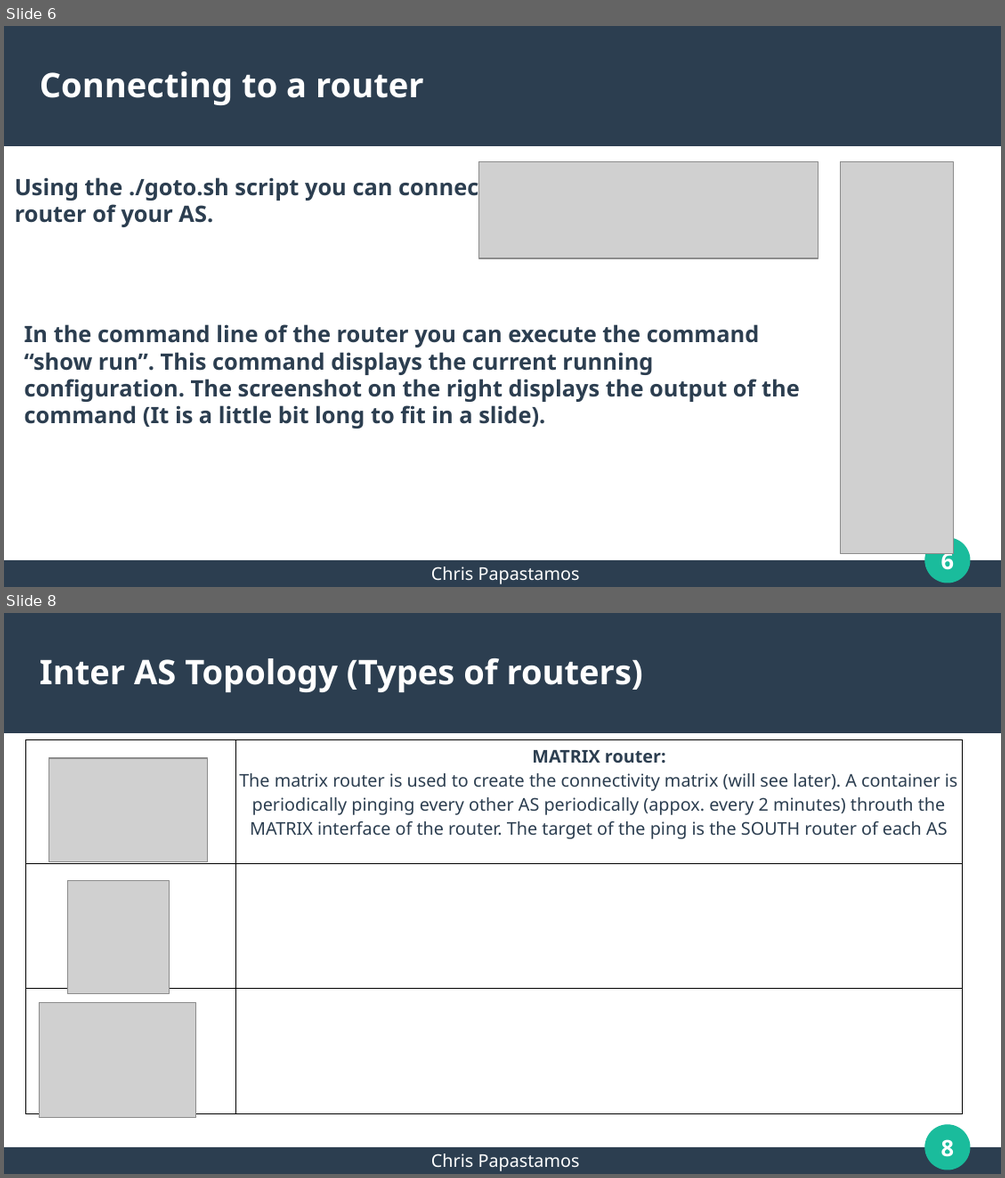
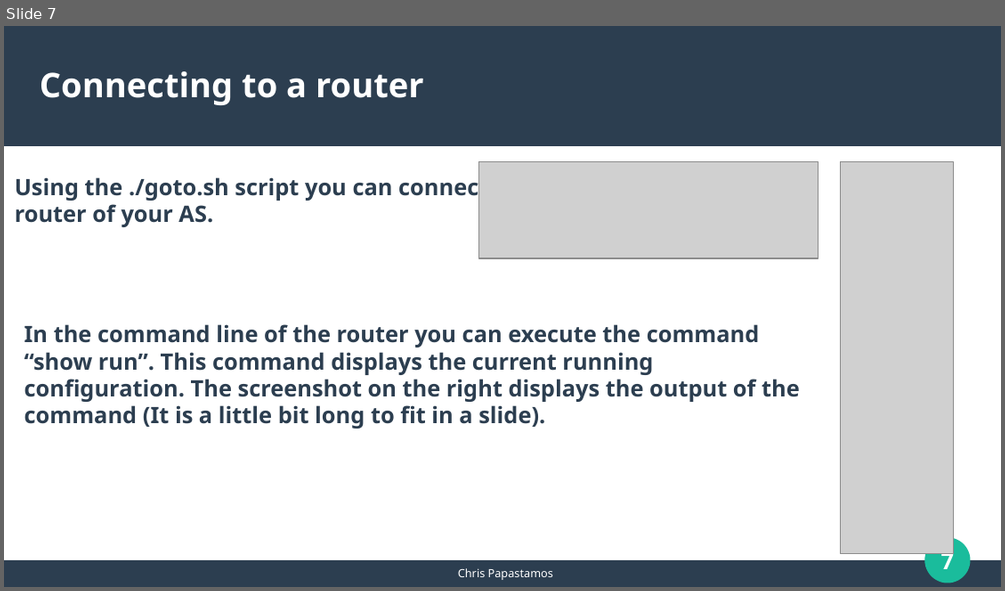
Before and after one commit to papastam/mini_internet_extention, a slide deck: HY436-Assignment4/session1/mini-internet_intro.odp. Shown one above the other, each under a label of ours: slides 6 and 8 before the commit, slide 7 after it; the slides between them are not shown. The pictures are 1005x1178 and 1005x591 pixels, drawn with LibreOffice and Linux fonts; fonts in the diff are those of the drawing; grey boxes stand for pictures. Boxes give left, top, right and bottom in pixels: in the first picture for what was removed or moved away, otherwise in the second. Text is boxed around its words. In the diff, an @@ line names an element or a change of style, - is before the commit and + after.

Commit message:
mini-internet intro complete

```diff
--- a/HY436-Assignment4/session1/mini-internet_intro.odp
+++ b/HY436-Assignment4/session1/mini-internet_intro.odp
@@ slide 8 removed at [4,613,1001,1174], background #FFFFFF; not listed: 4 template elements that a slide beside it also shows @@
@@ title removed at [40,658,643,692] @@
-Inter AS Topology (Types of routers)
@@ table removed at [25,739,963,1114], 3 rows, 2 columns @@
- | MATRIX router: / The matrix router is used to create the connectivity matrix (will see later). A container is periodically pinging every other AS periodically (appox. every 2 minutes) throuth the MATRIX interface of the router. The target of the ping is the SOUTH router of each AS
- | 
- | 
@@ picture removed at [49,758,208,861] @@
@@ picture removed at [67,881,170,994] @@
@@ picture removed at [40,1002,195,1118] @@
@@ text removed at [431,1153,580,1171] @@
-Chris Papastamos
@@ what was slide 6 is now slide 7 @@
@@ slide 7 changed as well @@
@@ page number at [941,548,955,569]: text changed @@
-6
+7
@@ text "Chris Papastamos" at [458,568,553,580]: size 14 to 9 pt @@
```
Also in this commit, not shown: 5 other slides changed, 6 slides added, 1 other slide removed, 1 other file.
